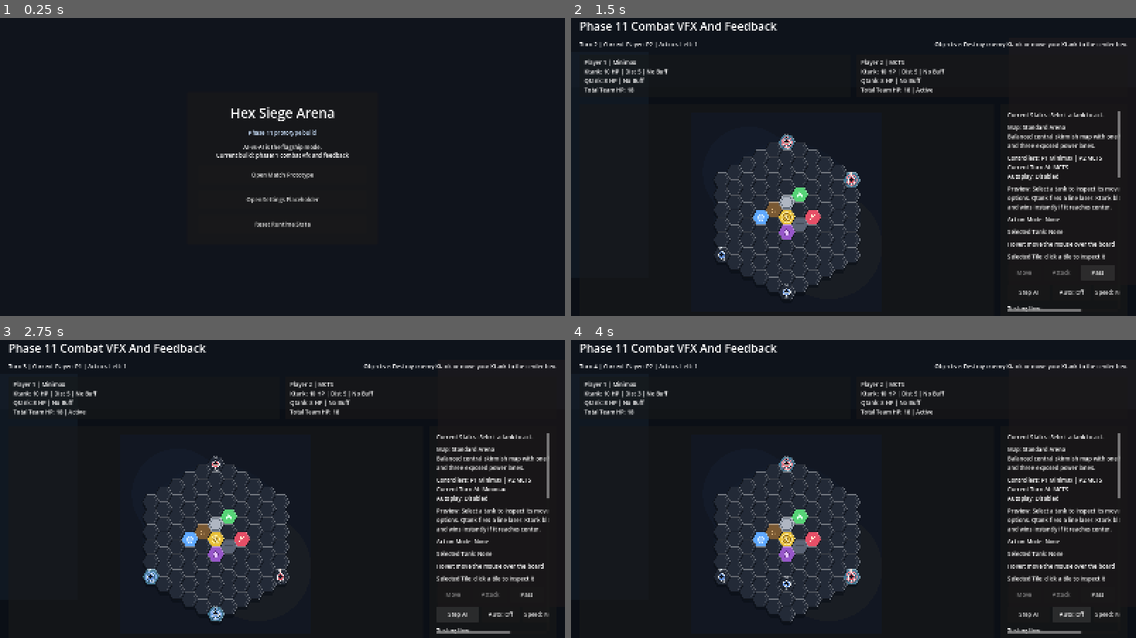
Above: before the commit, frames 1-4 (two rows, left to right).
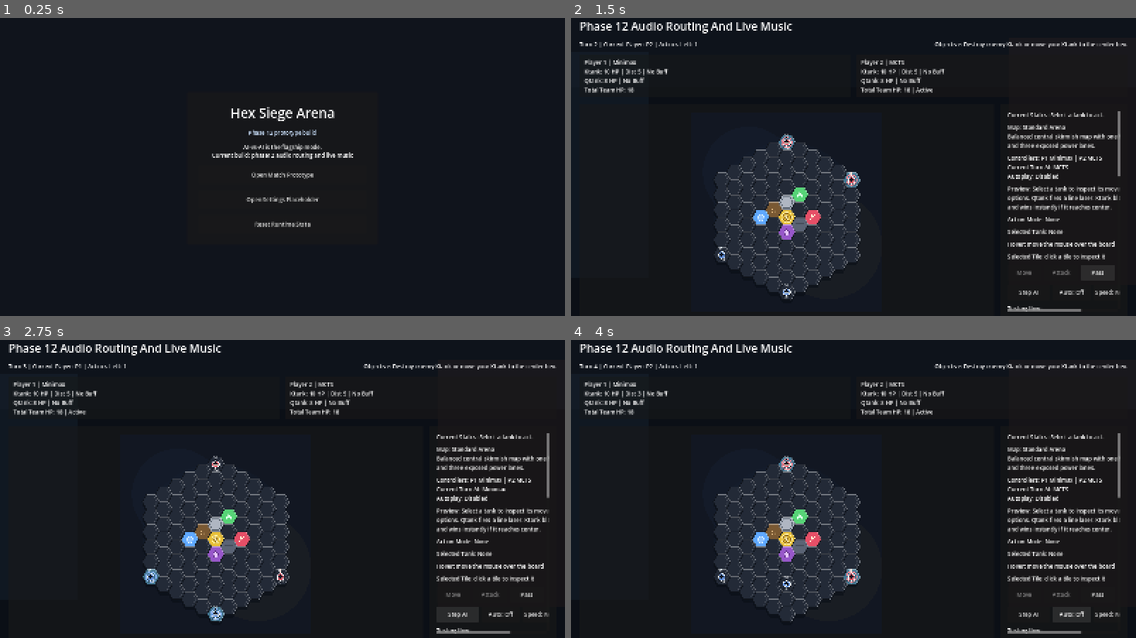
Above: after the commit, the same moments.

Repository: Arvi-Saleque/Hex-Siege-Arena
Game: Godot game, scene res://scenes/boot/boot.tscn
Two runs of this game, one before a commit and one after it. Both use one fixed random seed, a clock stepped at 60 frames per second and the inputs below. Sound files missing from this copy of the repository are replaced by a short silence.
Inputs:
- Up to frame 1 (0.25 s): no input
- Up to frame 2 (1.5 s): click "Open Match Prototype" at 0.5 s; click "Pass" at 1.25 s
- Up to frame 3 (2.75 s): click "Step AI" at 2 s
- Up to frame 4 (4 s): click "Auto: Off" at 2.75 s; click "Auto: On" at 3.5 s

The runs differ from the first frame. In frame 1, 0.3% of the frame differs, in the area x 37-63%, y 37-48%; in frame 2, 0.6%, in the area x 9-98%, y 1-54%; in frame 3, 0.6%; in frame 4, 0.6%.

Commit message:
phase12: add audio manager and runtime sound pack

Diff:
--- a/project.godot
+++ b/project.godot
@@ -22,6 +22,7 @@
 [autoload]
 
 AppState="*res://scripts/core/app_state.gd"
+AudioManager="*res://scripts/core/audio_manager.gd"
 EventBus="*res://scripts/core/event_bus.gd"
 
 [display]
--- a/scripts/core/app_state.gd
+++ b/scripts/core/app_state.gd
@@ -4,8 +4,8 @@
 const DEFAULT_MENU_SCENE := "res://scenes/menu/main_menu.tscn"
 const DEFAULT_SETTINGS_SCENE := "res://scenes/settings/settings_root.tscn"
 
-var project_phase: int = 11
-var build_label: String = "phase11-combat-vfx-and-feedback"
+var project_phase: int = 12
+var build_label: String = "phase12-audio-routing-and-live-music"
 var current_match_config: MatchConfig = MatchConfig.new()
 var current_replay: ReplayRecord = ReplayRecord.new()
 var last_action_explanation: ActionExplanation = ActionExplanation.new()
--- /dev/null
+++ b/scripts/core/audio_manager.gd
@@ -0,0 +1,247 @@
+extends Node
+
+const AUDIO_PATHS := {
+	"ui_click": "res://assets/audio/ui/ui_click.ogg",
+	"ui_back": "res://assets/audio/ui/ui_back.ogg",
+	"ui_hover": "res://assets/audio/ui/ui_hover.ogg",
+	"ui_confirm": "res://assets/audio/ui/ui_confirm.ogg",
+	"ui_cancel": "res://assets/audio/ui/ui_cancel.ogg",
+	"turn_change": "res://assets/audio/gameplay/turn_change.ogg",
+	"move_light": "res://assets/audio/gameplay/move_light.ogg",
+	"move_heavy": "res://assets/audio/gameplay/move_heavy.ogg",
+	"hit_light": "res://assets/audio/gameplay/hit_light.ogg",
+	"hit_heavy": "res://assets/audio/gameplay/hit_heavy.ogg",
+	"tank_destroyed": "res://assets/audio/gameplay/tank_destroyed.wav",
+	"block_destroyed": "res://assets/audio/gameplay/block_destroyed.ogg",
+	"armor_block_hit": "res://assets/audio/gameplay/armor_block_hit.ogg",
+	"win_player": "res://assets/audio/gameplay/win_player.wav",
+	"lose_player": "res://assets/audio/gameplay/lose_player.wav",
+	"draw": "res://assets/audio/gameplay/draw.ogg",
+	"extra_action": "res://assets/audio/gameplay/extra_action.ogg",
+	"laser_charge": "res://assets/audio/weapons/laser_charge.ogg",
+	"laser_fire": "res://assets/audio/weapons/laser_fire.ogg",
+	"laser_hit_tank": "res://assets/audio/weapons/laser_hit_tank.ogg",
+	"laser_hit_wall": "res://assets/audio/weapons/laser_hit_wall.ogg",
+	"blast_charge": "res://assets/audio/weapons/blast_charge.ogg",
+	"blast_fire": "res://assets/audio/weapons/blast_fire.ogg",
+	"blast_hit": "res://assets/audio/weapons/blast_hit.ogg",
+	"explosion_small": "res://assets/audio/weapons/explosion_small.ogg",
+	"pickup_attack": "res://assets/audio/powerups/pickup_attack.ogg",
+	"pickup_shield": "res://assets/audio/powerups/pickup_shield.ogg",
+	"pickup_bonus_move": "res://assets/audio/powerups/pickup_bonus_move.ogg",
+	"shield_trigger": "res://assets/audio/powerups/shield_trigger.ogg",
+	"menu_loop": "res://assets/audio/music/menu_loop.mp3",
+	"match_loop": "res://assets/audio/music/match_loop.wav",
+	"victory_sting": "res://assets/audio/music/victory_sting.wav",
+	"defeat_sting": "res://assets/audio/music/defeat_sting.mp3",
+}
+const LOOPING_MUSIC := {
+	"menu_loop": true,
+	"match_loop": true,
+}
+
+var music_volume_db: float = -16.0
+var sfx_volume_db: float = -8.0
+var ui_volume_db: float = -10.0
+var _music_player: AudioStreamPlayer
+var _current_music_key: String = ""
+var _last_hover_msec: int = 0
+
+
+func _ready() -> void:
+	_music_player = AudioStreamPlayer.new()
+	_music_player.name = "MusicPlayer"
+	_music_player.volume_db = music_volume_db
+	_music_player.finished.connect(_on_music_finished)
+	add_child(_music_player)
+
+
+func play_menu_music() -> void:
+	_play_music("menu_loop")
+
+
+func play_match_music() -> void:
+	_play_music("match_loop")
+
+
+func play_ui_click() -> void:
+	_play_sfx("ui_click", ui_volume_db)
+
+
+func play_ui_back() -> void:
+	_play_sfx("ui_back", ui_volume_db - 1.0)
+
+
+func play_ui_hover() -> void:
+	var now_msec: int = Time.get_ticks_msec()
+	if now_msec - _last_hover_msec < 75:
+		return
+	_last_hover_msec = now_msec
+	_play_sfx("ui_hover", ui_volume_db - 7.0)
+
+
+func play_ui_confirm() -> void:
+	_play_sfx("ui_confirm", ui_volume_db - 2.0)
+
+
+func play_ui_cancel() -> void:
+	_play_sfx("ui_cancel", ui_volume_db - 2.0)
+
+
+func play_action_feedback(previous_state: GameState, current_state: GameState, action: ActionData, events: Array[GameEvent]) -> void:
+	if previous_state == null or current_state == null:
+		return
+
+	match action.action_type:
+		GameTypes.ActionType.MOVE:
+			var moving_tank: TankData = previous_state.get_tank(action.actor_id)
+			if moving_tank != null:
+				var move_key: String = "move_light" if moving_tank.tank_type == GameTypes.TankType.QTANK else "move_heavy"
+				_play_sfx(move_key, sfx_volume_db)
+		GameTypes.ActionType.ATTACK:
+			var attacking_tank: TankData = previous_state.get_tank(action.actor_id)
+			if attacking_tank != null:
+				if attacking_tank.tank_type == GameTypes.TankType.QTANK:
+					_play_sfx("laser_charge", sfx_volume_db - 6.0)
+					_play_sfx("laser_fire", sfx_volume_db - 1.0)
+				else:
+					_play_sfx("blast_charge", sfx_volume_db - 5.0)
+					_play_sfx("blast_fire", sfx_volume_db)
+		GameTypes.ActionType.PASS:
+			play_ui_cancel()
+		_:
+			pass
+
+	for event_item: GameEvent in events:
+		_play_event(previous_state, current_state, action, event_item)
+
+	if not current_state.game_over and previous_state.current_player != current_state.current_player:
+		_play_sfx("turn_change", sfx_volume_db - 3.0)
+
+
+func _play_event(previous_state: GameState, current_state: GameState, action: ActionData, event_item: GameEvent) -> void:
+	match event_item.event_name:
+		"hit_tank":
+			if _is_laser_attack(previous_state, action):
+				_play_sfx("laser_hit_tank", sfx_volume_db - 1.0)
+				_play_sfx("hit_light", sfx_volume_db)
+			else:
+				_play_sfx("blast_hit", sfx_volume_db - 1.0)
+				_play_sfx("hit_heavy", sfx_volume_db)
+		"hit_cell":
+			var coord_key: String = str(event_item.payload.get("coord", ""))
+			var coord: HexCoord = HexCoord.from_key(coord_key)
+			var previous_cell: CellData = previous_state.board.get_cell(coord)
+			if previous_cell != null and previous_cell.cell_type == GameTypes.CellType.ARMOR_BLOCK:
+				_play_sfx("armor_block_hit", sfx_volume_db - 1.0)
+			elif bool(event_item.payload.get("destroyed", false)):
+				_play_sfx("block_destroyed", sfx_volume_db)
+				_play_sfx("explosion_small", sfx_volume_db - 4.0)
+			elif _is_laser_attack(previous_state, action):
+				_play_sfx("laser_hit_wall", sfx_volume_db - 2.0)
+			elif _is_heavy_attack(previous_state, action):
+				_play_sfx("blast_hit", sfx_volume_db - 2.0)
+		"power_up":
+			var buff_name: String = str(event_item.payload.get("buff", ""))
+			match buff_name:
+				"attack_multiplier":
+					_play_sfx("pickup_attack", sfx_volume_db - 1.0)
+				"shield_buffer":
+					_play_sfx("pickup_shield", sfx_volume_db - 1.0)
+				"bonus_move":
+					_play_sfx("pickup_bonus_move", sfx_volume_db - 1.0)
+		"extra_action_granted":
+			_play_sfx("extra_action", sfx_volume_db - 2.0)
+		"tank_destroyed":
+			_play_sfx("tank_destroyed", sfx_volume_db + 1.0)
+		"win_center", "win_ktank_destroyed":
+			_play_match_result(int(event_item.payload.get("winner", 0)))
+		"draw_turn_limit", "draw_repetition":
+			_play_sfx("draw", sfx_volume_db - 1.0)
+		_:
+			pass
+
+	if event_item.event_name == "hit_tank":
+		var target_id: String = str(event_item.payload.get("target", ""))
+		var before_tank: TankData = previous_state.get_tank(target_id)
+		var after_tank: TankData = current_state.get_tank(target_id)
+		if before_tank != null and after_tank != null and before_tank.shield_hits_remaining > after_tank.shield_hits_remaining:
+			_play_sfx("shield_trigger", sfx_volume_db - 2.0)
+
+
+func _play_music(key: String) -> void:
+	if _current_music_key == key and _music_player != null and _music_player.playing:
+		return
+	var stream: AudioStream = _load_stream(key)
+	if stream == null or _music_player == null:
+		return
+	_music_player.stop()
+	_music_player.stream = stream
+	_music_player.volume_db = music_volume_db
+	_music_player.play()
+	_current_music_key = key
+
+
+func _on_music_finished() -> void:
+	if _current_music_key == "" or not bool(LOOPING_MUSIC.get(_current_music_key, false)):
+		return
+	if _music_player != null:
+		_music_player.play()
+
+
+func _play_sfx(key: String, base_volume_db: float, pitch_scale: float = 1.0) -> void:
+	var stream: AudioStream = _load_stream(key)
+	if stream == null:
+		return
+	var player: AudioStreamPlayer = AudioStreamPlayer.new()
+	player.stream = stream
+	player.volume_db = base_volume_db
+	player.pitch_scale = pitch_scale
+	player.finished.connect(player.queue_free)
+	add_child(player)
+	player.play()
+
+
+func _load_stream(key: String) -> AudioStream:
+	var path: String = str(AUDIO_PATHS.get(key, ""))
+	if path == "":
+		return null
+	var stream: AudioStream = load(path) as AudioStream
+	return stream
+
+
+func _is_laser_attack(previous_state: GameState, action: ActionData) -> bool:
+	if action.action_type != GameTypes.ActionType.ATTACK:
+		return false
+	var tank: TankData = previous_state.get_tank(action.actor_id)
+	return tank != null and tank.tank_type == GameTypes.TankType.QTANK
+
+
+func _is_heavy_attack(previous_state: GameState, action: ActionData) -> bool:
+	if action.action_type != GameTypes.ActionType.ATTACK:
+		return false
+	var tank: TankData = previous_state.get_tank(action.actor_id)
+	return tank != null and tank.tank_type == GameTypes.TankType.KTANK
+
+
+func _play_match_result(winner_id: int) -> void:
+	var human_player_id: int = _human_player_id()
+	if human_player_id == 0:
+		_play_sfx("win_player", sfx_volume_db - 1.0)
+		_play_sfx("victory_sting", sfx_volume_db - 2.0)
+		return
+
+	if winner_id == human_player_id:
+		_play_sfx("win_player", sfx_volume_db - 1.0)
+		_play_sfx("victory_sting", sfx_volume_db - 2.0)
+	else:
+		_play_sfx("lose_player", sfx_volume_db - 1.0)
+		_play_sfx("defeat_sting", sfx_volume_db - 2.0)
+
+
+func _human_player_id() -> int:
+	if AppState.current_match_config.player_one_ai.controller_type == GameTypes.ControllerType.HUMAN:
+		return 1
+	if AppState.current_match_config.player_two_ai.controller_type == GameTypes.ControllerType.HUMAN:
+		return 2
+	return 0
--- a/scripts/ui/main_menu.gd
+++ b/scripts/ui/main_menu.gd
@@ -5,6 +5,7 @@
 
 
 func _ready() -> void:
+	AudioManager.play_menu_music()
 	_build_layout()
 
 
@@ -62,7 +63,11 @@
 	var button := Button.new()
 	button.text = text
 	button.custom_minimum_size = Vector2(280, 52)
-	button.pressed.connect(callback)
+	button.mouse_entered.connect(AudioManager.play_ui_hover)
+	button.pressed.connect(func() -> void:
+		AudioManager.play_ui_click()
+		callback.call()
+	)
 	return button
 
 
--- a/scripts/ui/match_root.gd
+++ b/scripts/ui/match_root.gd
@@ -40,6 +40,7 @@
 
 func _ready() -> void:
 	_reset_match()
+	AudioManager.play_match_music()
 	_build_layout()
 	_refresh_view()
 
@@ -83,7 +84,7 @@
 	root_margin.add_child(layout)
 
 	var title = Label.new()
-	title.text = "Phase 11 Combat VFX And Feedback"
+	title.text = "Phase 12 Audio Routing And Live Music"
 	title.add_theme_font_size_override("font_size", 32)
 	layout.add_child(title)
 
@@ -237,18 +238,21 @@
 	_move_button.text = "Move"
 	_move_button.custom_minimum_size = Vector2(96, 44)
 	_move_button.pressed.connect(_on_move_mode_pressed)
+	_wire_button_audio(_move_button)
 	action_row.add_child(_move_button)
 
 	_attack_button = Button.new()
 	_attack_button.text = "Attack"
 	_attack_button.custom_minimum_size = Vector2(96, 44)
 	_attack_button.pressed.connect(_on_attack_mode_pressed)
+	_wire_button_audio(_attack_button)
 	action_row.add_child(_attack_button)
 
 	_pass_button = Button.new()
 	_pass_button.text = "Pass"
 	_pass_button.custom_minimum_size = Vector2(96, 44)
 	_pass_button.pressed.connect(_on_pass_pressed)
+	_wire_button_audio(_pass_button)
 	action_row.add_child(_pass_button)
 
 	var utility_row = HBoxContainer.new()
@@ -259,28 +263,32 @@
 	_ai_move_button.text = "Step AI"
 	_ai_move_button.custom_minimum_size = Vector2(120, 44)
 	_ai_move_button.pressed.connect(_on_ai_move_pressed)
+	_wire_button_audio(_ai_move_button)
 	utility_row.add_child(_ai_move_button)
 
 	_autoplay_button = Button.new()
 	_autoplay_button.text = "Auto: Off"
 	_autoplay_button.custom_minimum_size = Vector2(108, 44)
 	_autoplay_button.pressed.connect(_on_autoplay_pressed)
+	_wire_button_audio(_autoplay_button)
 	utility_row.add_child(_autoplay_button)
 
 	_speed_button = Button.new()
 	_speed_button.text = "Speed: Normal"
 	_speed_button.custom_minimum_size = Vector2(118, 44)
 	_speed_button.pressed.connect(_on_speed_pressed)
+	_wire_button_audio(_speed_button)
 	utility_row.add_child(_speed_button)
 
 	_reset_button = Button.new()
 	_reset_button.text = "Reset"
 	_reset_button.custom_minimum_size = Vector2(96, 44)
 	_reset_button.pressed.connect(_on_reset_pressed)
+	_wire_button_audio(_reset_button)
 	utility_row.add_child(_reset_button)
 
 	var legend = Label.new()
-	legend.text = "Testing flow:\n1. Click your tank for manual …(230 unchanged characters)…  hull\nBlue = Player 1\nRed = Player 2\nLaser, blast, hit flash, and damage text should now appear during actions."
+	legend.text = "Testing flow:\n1. Click your tank for manual …(230 unchanged characters)…  hull\nBlue = Player 1\nRed = Player 2\nMusic should swap between menu and match scenes.\nLaser, blast, hit flash, and damage audio should now play during actions."
 	legend.autowrap_mode = TextServer.AUTOWRAP_WORD_SMART
 	sidebar_layout.add_child(legend)
 
@@ -316,6 +324,7 @@
 	back_button.text = "Back To Menu"
 	back_button.custom_minimum_size = Vector2(220, 48)
 	back_button.pressed.connect(_on_back_pressed)
+	_wire_button_audio(back_button, true)
 	sidebar_layout.add_child(back_button)
 
 	_autoplay_timer = Timer.new()
@@ -648,6 +657,7 @@
 	var acting_player: int = _game_state.current_player
 	var previous_state: GameState = _game_state.clone()
 	_game_state.apply_action(action)
+	AudioManager.play_action_feedback(previous_state, _game_state, action, _game_state.last_events)
 	_board_view.play_action_feedback(previous_state, _game_state, action, _game_state.last_events)
 	if _game_state.game_over:
 		_disable_autoplay()
@@ -914,3 +924,13 @@
 	var scale_factor: float = clampf(minf(width_scale, height_scale), 0.72, 1.0)
 	_board_view.scale = Vector2.ONE * scale_factor
 	_board_view.position = Vector2(holder_size.x * 0.5, holder_size.y * 0.53)
+
+
+func _wire_button_audio(button: Button, use_back_sound: bool = false) -> void:
+	if button == null:
+		return
+	button.mouse_entered.connect(AudioManager.play_ui_hover)
+	if use_back_sound:
+		button.pressed.connect(AudioManager.play_ui_back)
+	else:
+		button.pressed.connect(AudioManager.play_ui_click)
--- a/scripts/ui/settings_root.gd
+++ b/scripts/ui/settings_root.gd
@@ -4,6 +4,7 @@
 
 
 func _ready() -> void:
+	AudioManager.play_menu_music()
 	_build_layout()
 
 
@@ -38,16 +39,18 @@
 	layout.add_child(title)
 
 	var description := Label.new()
-	description.text = "Later phases will add audio, accessibility, replay speed, and AI debug settings."
+	description.text = "Audio now plays in the menu and match scenes. Later phases will add volume controls, accessibility, replay speed, and more AI debug settings."
 	description.autowrap_mode = TextServer.AUTOWRAP_WORD_SMART
 	layout.add_child(description)
 
 	var back_button := Button.new()
 	back_button.text = "Back To Menu"
 	back_button.custom_minimum_size = Vector2(220, 48)
+	back_button.mouse_entered.connect(AudioManager.play_ui_hover)
 	back_button.pressed.connect(_on_back_pressed)
 	layout.add_child(back_button)
 
 
 func _on_back_pressed() -> void:
+	AudioManager.play_ui_back()
 	get_tree().change_scene_to_file(MENU_SCENE)
Not shown, added: assets/audio/gameplay/armor_block_hit.ogg
Not shown, added: assets/audio/gameplay/block_destroyed.ogg
Not shown, added: assets/audio/gameplay/draw.ogg
Not shown, added: assets/audio/gameplay/extra_action.ogg
Not shown, added: assets/audio/gameplay/hit_heavy.ogg
Not shown, added: assets/audio/gameplay/hit_light.ogg
Not shown, added: assets/audio/gameplay/lose_player.wav
Not shown, added: assets/audio/gameplay/move_heavy.ogg
Not shown, added: assets/audio/gameplay/move_light.ogg
Not shown, added: assets/audio/gameplay/tank_destroyed.wav
Not shown, added: assets/audio/gameplay/turn_change.ogg
Not shown, added: assets/audio/gameplay/win_player.wav
(and 23 more such lines)
